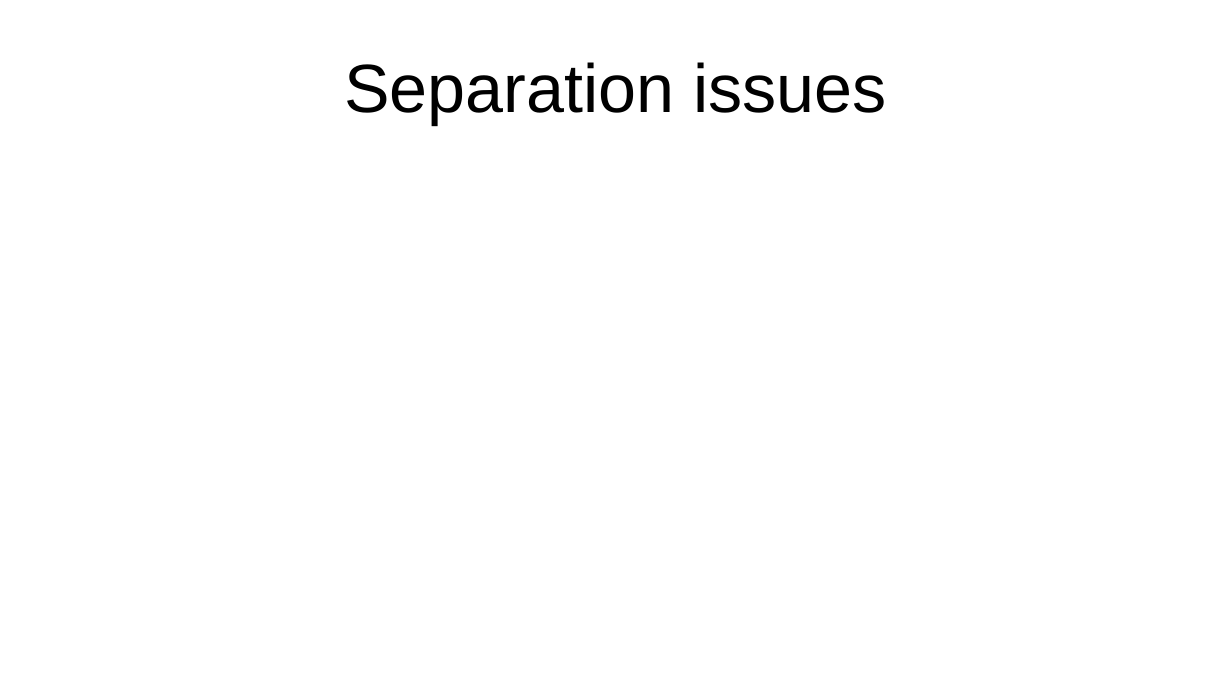
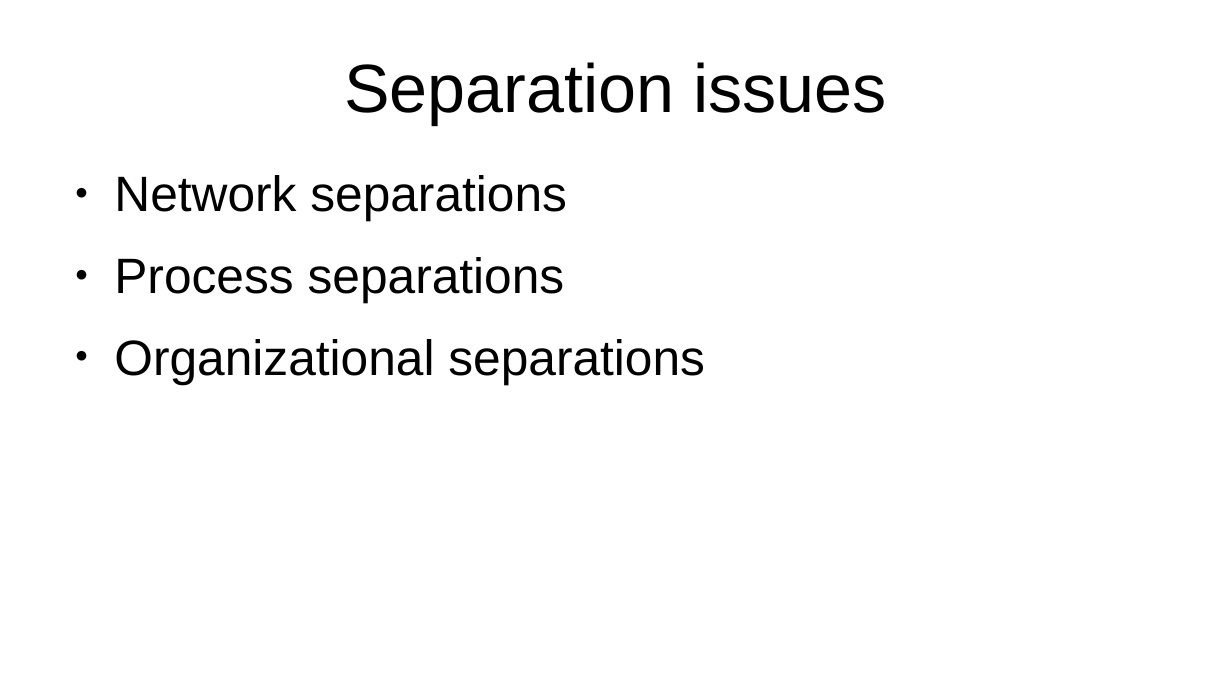
Before and after one commit to certtools/defo-security-analysis, a slide deck: slide 9 of stammtisch/presentation.odp. Drawn at 1232x693 pixels with LibreOffice and Linux fonts; fonts in the diff are those of the drawing. Boxes give left, top, right and bottom in pixels: in the first picture for what was removed or moved away, otherwise in the second. Text is boxed around its words. In the diff, an @@ line names an element or a change of style, - is before the commit and + after.

```diff
--- a/stammtisch/presentation.odp
+++ b/stammtisch/presentation.odp
@@ text added at (114, 175, 705, 384), 32 pt, text #000000 @@
+● Network separations
+● Process separations
+● Organizational separations
```
Also in this commit, not shown: 1 other slide changed, 2 slides added, 2 slides removed.
